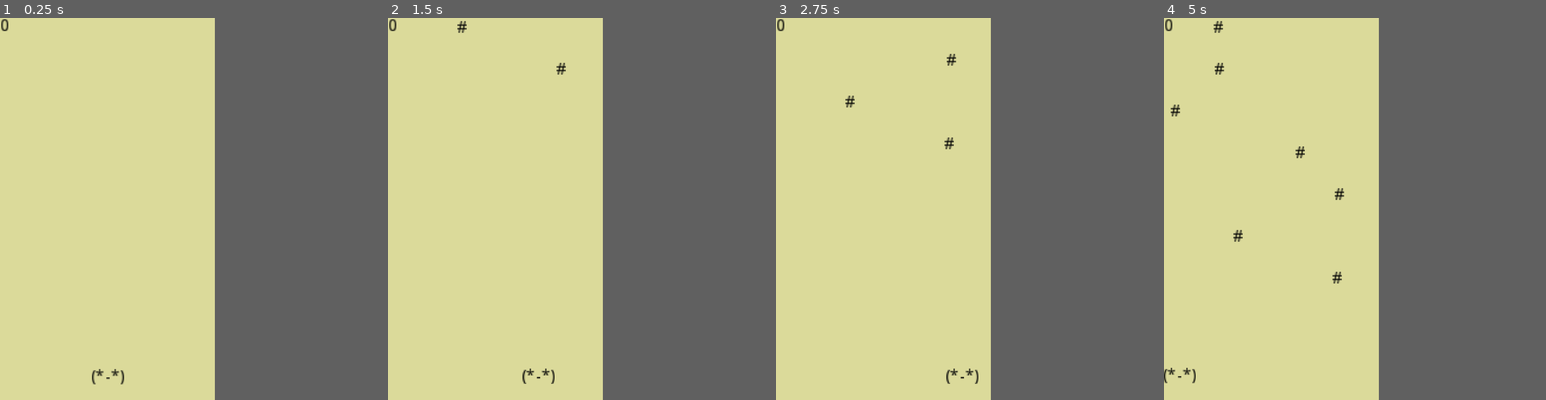
Above: before the commit, frames 1-4 (left to right).
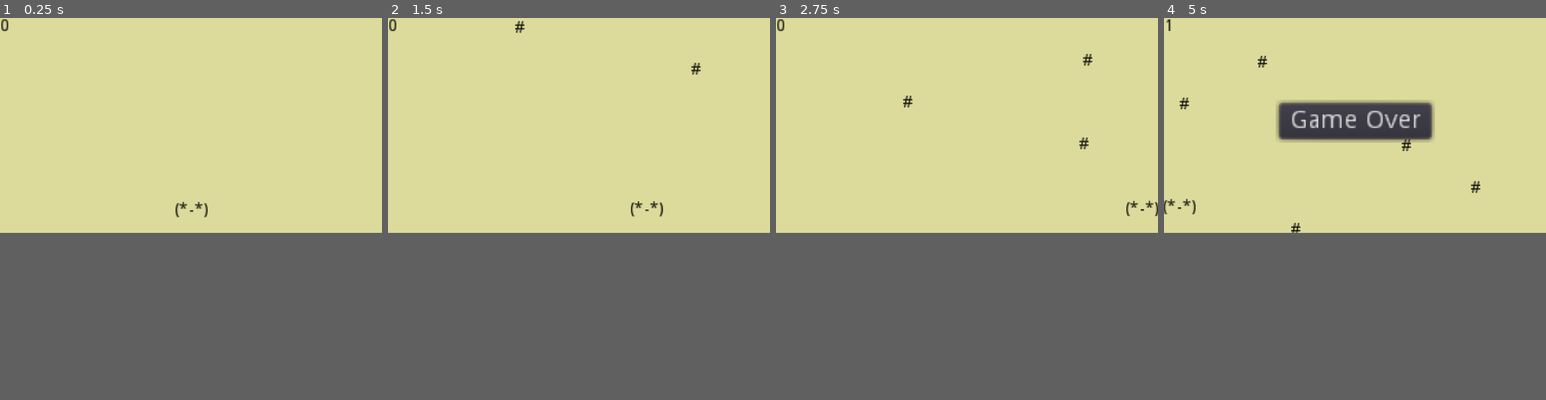
Above: after the commit, the same moments.

Repository: ufrshubham/TweetTweetJam4-Catch_em
Game: Godot game, scene res://W.tscn
Two runs of this game, one before a commit and one after it. Both use one fixed random seed, a clock stepped at 60 frames per second and the inputs below.
Inputs:
- Up to frame 1 (0.25 s): no input
- Up to frame 2 (1.5 s): tap Enter at 0.5 s; hold Right (ui_right) 0.53-1.28 s; hold Left (ui_left) from 1.28 s (still down)
- Up to frame 3 (2.75 s): release Left (ui_left) at 2.03 s; hold Right (ui_right) from 2.03 s (still down)
- Up to frame 4 (5 s): release Right (ui_right) at 3.53 s; hold Left (ui_left) from 3.53 s (still down)
In our replay, the window is 360x640 before the commit and 640x360 after it. These sizes can differ from the game's own. Grey fills any space a smaller window leaves; there, only what the larger window draws over its background counts as a difference.

The runs differ from the first frame. In frame 1, 0.2% of the frame differs, in the area x 24-55%, y 48-96%; in frame 2, 0.4%; in frame 3, 0.6%; in frame 4, 5.5%, in the area x 0-83%, y 0-96%.

Commit message:
Added demo and changed to landscape

Diff:
--- a/W.gd
+++ b/W.gd
@@ -4,10 +4,10 @@
 var d=false
 func _physics_process(_d):
 	if !d:
-		$P.move_and_slide(Vector2(Input.get_action_strength("ui_right") - Input.get_action_strength("ui_left"),0) * 400)
+		$P.move_and_slide(Vector2(Input.get_action_strength("ui_right") - Input.get_action_strength("ui_left"),0) * 900)
 func _T():
 	var n=e.instance()
-	n.position=Vector2(rand_range(0,360),5)
+	n.position=Vector2(rand_range(0,640),5)
 	add_child(n)
 func _L(b):
 	get_tree().paused=true
--- a/W.tscn
+++ b/W.tscn
@@ -2,26 +2,26 @@
 
 [ext_resource path="res://W.gd" type="Script" id=1]
 
-[sub_resource type="RectangleShape2D" id=5]
+[sub_resource type="RectangleShape2D" id=1]
 extents = Vector2( 13.1608, 5.85696 )
 
-[sub_resource type="RectangleShape2D" id=6]
+[sub_resource type="RectangleShape2D" id=2]
 extents = Vector2( 12.8869, 3.26947 )
 
-[sub_resource type="SegmentShape2D" id=2]
+[sub_resource type="SegmentShape2D" id=3]
 a = Vector2( 0.728668, 638.465 )
 
-[sub_resource type="SegmentShape2D" id=3]
+[sub_resource type="SegmentShape2D" id=4]
 b = Vector2( -2.2403, 636.115 )
 
-[sub_resource type="RectangleShape2D" id=4]
-extents = Vector2( 184.65, 10 )
+[sub_resource type="RectangleShape2D" id=5]
+extents = Vector2( 324.705, 10 )
 
 [node name="World" type="Node2D"]
 script = ExtResource( 1 )
 
 [node name="P" type="KinematicBody2D" parent="."]
-position = Vector2( 180, 600 )
+position = Vector2( 320, 320 )
 scale = Vector2( 2, 2 )
 collision_layer = 2
 collision_mask = 8
@@ -41,41 +41,47 @@
 
 [node name="CollisionShape2D" type="CollisionShape2D" parent="P/Area2D"]
 position = Vector2( 0.694931, 0.463287 )
-shape = SubResource( 5 )
+shape = SubResource( 1 )
 
 [node name="CollisionShape2D" type="CollisionShape2D" parent="P"]
 position = Vector2( 0.527039, 0.658813 )
-shape = SubResource( 6 )
+shape = SubResource( 2 )
 
 [node name="StaticBody2D" type="StaticBody2D" parent="."]
 collision_layer = 8
 collision_mask = 2
 
 [node name="CollisionShape2D" type="CollisionShape2D" parent="StaticBody2D"]
-shape = SubResource( 2 )
+shape = SubResource( 3 )
 
 [node name="CollisionShape2D2" type="CollisionShape2D" parent="StaticBody2D"]
-position = Vector2( 360.499, -2.72075 )
-shape = SubResource( 3 )
+position = Vector2( 640.736, -2.72075 )
+shape = SubResource( 4 )
 
 [node name="T" type="Timer" parent="."]
 wait_time = 0.7
 autostart = true
 
 [node name="L" type="Area2D" parent="."]
-position = Vector2( 180, 650 )
+position = Vector2( 319.241, 370.886 )
 collision_layer = 16
 collision_mask = 4
+__meta__ = {
+"_edit_group_": true
+}
 
 [node name="CollisionShape2D" type="CollisionShape2D" parent="L"]
-shape = SubResource( 4 )
+shape = SubResource( 5 )
 
 [node name="N" type="Node2D" parent="."]
 pause_mode = 2
 visible = false
-position = Vector2( 61.191, 296.509 )
+position = Vector2( 193.135, 142.852 )
 scale = Vector2( 3, 3 )
 z_index = 2
+__meta__ = {
+"_edit_group_": true
+}
 
 [node name="G" type="Button" parent="N"]
 pause_mode = 2
--- a/project.godot
+++ b/project.godot
@@ -21,10 +21,10 @@
 
 [display]
 
-window/size/width=360
-window/size/height=640
-window/size/test_width=360
-window/size/test_height=640
+window/size/width=640
+window/size/height=360
+window/size/test_width=640
+window/size/test_height=360
 window/stretch/mode="2d"
 window/stretch/aspect="expand"
 
@@ -38,5 +38,5 @@
 
 [rendering]
 
+quality/driver/driver_name="GLES2"
 environment/default_clear_color=Color( 0.862745, 0.858824, 0.607843, 1 )
-environment/default_environment="res://default_env.tres"
Binary file added: Demo.gif
Not shown, changed: .gitignore
